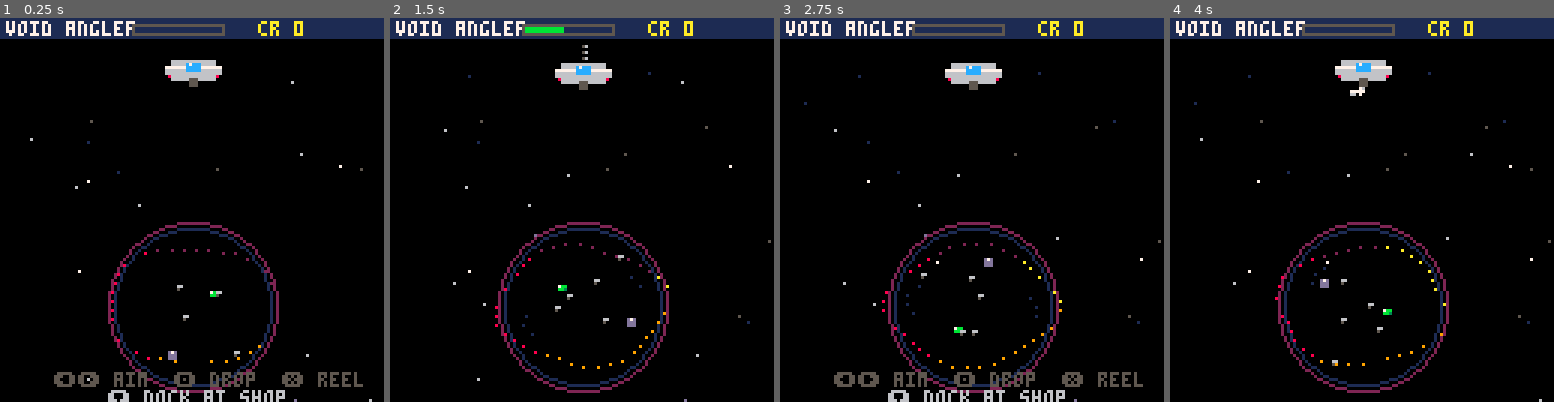
Above: before the commit, frames 1-4 (left to right).
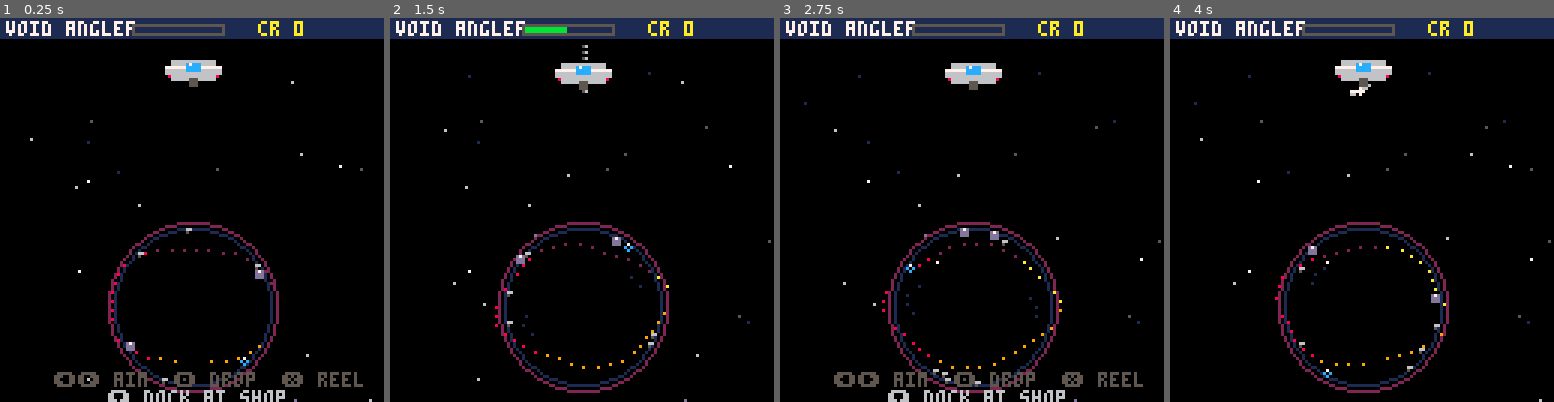
Above: after the commit, the same moments.

Repository: RubenTipparach/tic-labs
Game: PICO-8 cartridge games/pico8-void-angler/cart.p8
The game is run twice, just before and just after one commit, with the same random seed, the same clock (stepped at 60 frames per second) and the same inputs.
Inputs:
- Up to frame 1 (0.25 s): no input
- Up to frame 2 (1.5 s): tap O (Z key) at 0.33, 0.7, 1.43 s; tap X (X key) at 1.07 s
- Up to frame 3 (2.75 s): hold Left 1.97-2.37 s; tap X (X key) at 2.07, 2.4, 2.73 s; tap O (Z key) at 2.22 s; hold Down from 2.42 s (still down)
- Up to frame 4 (4 s): release Down at 2.82 s; hold Right 2.87-3.53 s; tap X (X key) at 3.07, 3.4, 3.73 s; tap O (Z key) at 3.1, 3.98 s; hold Up from 3.58 s (still down)

The runs differ from the first frame. In frame 1, 0.4% of the frame differs, in the area x 32-69%, y 54-96%; in frame 2, 0.4%, in the area x 30-70%, y 2-86%; in frame 3, 0.4%; in frame 4, 0.4%.

Commit message:
void angler stage 3: ship upgrades and rare junk tiers
Adds three upgrade tracks (cable, reel, magnet) sold in a new
shop tab. Cable extends arm reach, reel speeds drop and reel,
magnet widens the catch radius. Two rare junk types (core and
relic) spawn deeper in the hole and need cable upgrades to be
physically reachable. Shop now has sell/upgrade tabs swapped
with Left/Right.

https://claude.ai/code/session_01VxpYVNVkMAaVR6XgJkSzgh

Diff:
--- a/games/pico8-void-angler/cart.p8
+++ b/games/pico8-void-angler/cart.p8
@@ -3,7 +3,7 @@
 __lua__
 -- void angler
 -- by tic-labs
--- stage 2: inventory + shop
+-- stage 3: upgrades + rare tiers
 
 bh_x=64
 bh_y=96
@@ -12,12 +12,47 @@
 ship_x=64
 ship_y=18
 
--- junk catalog (shared by spawn + shop)
+-- junk catalog. depth = distance from ship at which this
+-- type spawns. rarer items live deeper, so longer cables
+-- are required to physically reach them.
 junk_types={
- {name="bolt", val=2, col=6,  rate=5.0},
- {name="can",  val=3, col=13, rate=3.0},
- {name="chip", val=5, col=11, rate=1.5},
- {name="gem",  val=9, col=12, rate=0.5},
+ {name="bolt",  val=2,  col=6,  rate=5.0, dmin=40, dmax=58},
+ {name="can",   val=3,  col=13, rate=3.0, dmin=46, dmax=66},
+ {name="chip",  val=5,  col=11, rate=1.5, dmin=58, dmax=78},
+ {name="gem",   val=9,  col=12, rate=0.7, dmin=70, dmax=88},
+ {name="core",  val=22, col=14, rate=0.25,dmin=86, dmax=100},
+ {name="relic", val=55, col=10, rate=0.08,dmin=98, dmax=112},
+}
+
+-- upgrade tracks. each level entry is {cost, value}.
+upgrades={
+ {key="cable", label="cable",
+  desc="reach deeper junk",
+  levels={
+   {cost=0,  v=58},
+   {cost=20, v=72},
+   {cost=55, v=86},
+   {cost=120,v=99},
+   {cost=240,v=112},
+  }},
+ {key="reel", label="reel",
+  desc="faster drop+reel",
+  levels={
+   {cost=0,  v=1.1},
+   {cost=18, v=1.4},
+   {cost=45, v=1.8},
+   {cost=100,v=2.3},
+   {cost=200,v=2.9},
+  }},
+ {key="magnet", label="magnet",
+  desc="bigger catch range",
+  levels={
+   {cost=0,  v=3.5},
+   {cost=25, v=4.6},
+   {cost=60, v=5.8},
+   {cost=130,v=7.2},
+   {cost=260,v=9.0},
+  }},
 }
 
 function _init()
@@ -33,36 +68,49 @@
  credits=0
  inv={}
  for t in all(junk_types) do inv[t.name]=0 end
+ lvl={}
+ for u in all(upgrades) do lvl[u.key]=1 end
  mode="fish"
+ shop_tab=1 -- 1=sell, 2=upgrade
  shop_sel=1
  dock_msg_t=0
  reset_run()
 end
 
+function up_val(key)
+ local u
+ for x in all(upgrades) do if x.key==key then u=x break end end
+ return u.levels[lvl[key]].v
+end
+
 function reset_run()
  arm_state="idle"
  arm_len=0
- arm_max=58
- arm_drop_speed=1.4
- arm_reel_speed=1.1
+ arm_max=up_val("cable")
+ arm_reel_speed=up_val("reel")
+ arm_drop_speed=arm_reel_speed*1.25
+ catch_r=up_val("magnet")
  aim=0
  aim_t=0
- hook={x=ship_x,y=ship_y+8,vx=0,vy=0}
+ hook={x=ship_x,y=ship_y+8}
  hooked=nil
  catch_flash=0
 
  junk={}
- for i=1,7 do spawn_junk() end
+ for i=1,8 do spawn_junk() end
 
  popups={}
 end
 
+function apply_upgrades()
+ arm_max=up_val("cable")
+ arm_reel_speed=up_val("reel")
+ arm_drop_speed=arm_reel_speed*1.25
+ catch_r=up_val("magnet")
+end
+
 function spawn_junk()
- local a=rnd(1)
- local r=rnd(bh_r-3)+2
- local jx=bh_x+cos(a)*r
- local jy=bh_y+sin(a)*r
- -- weighted draw using rate field
+ -- pick type (weighted)
  local total=0
  for t in all(junk_types) do total+=t.rate end
  local roll=rnd(total)
@@ -71,6 +119,19 @@
   roll-=t.rate
   if roll<=0 then pick=t break end
  end
+ -- spawn at distance d from ship along an aim cone
+ -- so the cable mechanic is what gates depth
+ local d=pick.dmin+rnd(pick.dmax-pick.dmin)
+ local ang=0.25+(rnd(0.36)-0.18)
+ local jx=ship_x+cos(ang)*d
+ local jy=ship_y+8+sin(ang)*d
+ -- clamp inside hole
+ local dx=jx-bh_x local dy=jy-bh_y
+ local rd=sqrt(dx*dx+dy*dy)
+ if rd>bh_r-3 then
+  jx=bh_x+dx/rd*(bh_r-3)
+  jy=bh_y+dy/rd*(bh_r-3)
+ end
  add(junk,{
   x=jx,y=jy,
   ox=jx,oy=jy,
@@ -78,7 +139,7 @@
   spinv=(rnd(0.02)+0.005)*(rnd(1)<0.5 and -1 or 1),
   orbit=rnd(1),
   orbitv=(rnd(0.004)+0.001)*(rnd(1)<0.5 and -1 or 1),
-  jitter=rnd(1.2)+0.4,
+  jitter=rnd(1.0)+0.3,
   type=pick,
  })
 end
@@ -93,6 +154,11 @@
  else update_shop() end
  if dock_msg_t>0 then dock_msg_t-=1 end
  for s in all(stars) do s.tw+=0.01 end
+ for p in all(popups) do
+  p.y-=0.5
+  p.t-=1
+  if p.t<=0 then del(popups,p) end
+ end
 end
 
 function update_fish()
@@ -108,7 +174,6 @@
    arm_state="dropping"
    sfx(0)
   end
-  -- dock by pressing down on idle
   if btnp(3) then
    mode="shop"
    shop_sel=1
@@ -144,7 +209,7 @@
     catch_flash=18
     inv[hooked.type.name]=(inv[hooked.type.name] or 0)+1
     add(popups,{x=ship_x,y=ship_y,t=30,
-     txt="+1 "..hooked.type.name})
+     txt="+1 "..hooked.type.name,c=7})
     sfx(2)
     del(junk,hooked)
     spawn_junk()
@@ -164,59 +229,74 @@
  ship_y=18+sin(time()/3)*0.6
 
  if catch_flash>0 then catch_flash-=1 end
- for p in all(popups) do
-  p.y-=0.5
-  p.t-=1
-  if p.t<=0 then del(popups,p) end
- end
 end
 
 function update_shop()
- local n=#junk_types
- if btnp(2) then shop_sel=((shop_sel-2)%n)+1 sfx(5) end
- if btnp(3) then shop_sel=(shop_sel%n)+1 sfx(5) end
- -- z: sell one of selected
- if btnp(4) then
-  local t=junk_types[shop_sel]
-  if (inv[t.name] or 0)>0 then
-   inv[t.name]-=1
-   credits+=t.val
-   sfx(2)
-   add(popups,{x=64,y=70,t=24,txt="+"..t.val.." cr"})
-  else
-   sfx(3)
-  end
- end
- -- left: sell all of selected
- if btnp(0) then
-  local t=junk_types[shop_sel]
-  local q=inv[t.name] or 0
-  if q>0 then
-   inv[t.name]=0
-   credits+=q*t.val
-   sfx(2)
-   add(popups,{x=64,y=70,t=30,txt="+"..(q*t.val).." cr"})
-  else
-   sfx(3)
-  end
- end
- -- x: undock
  if btnp(5) then
   mode="fish"
   dock_msg_t=40
   sfx(4)
- end
- for p in all(popups) do
-  p.y-=0.5
-  p.t-=1
-  if p.t<=0 then del(popups,p) end
+  return
+ end
+ -- tab switch
+ if btnp(0) then
+  shop_tab=shop_tab==1 and 2 or 1
+  shop_sel=1
+  sfx(5)
+  return
+ end
+ if btnp(1) then
+  shop_tab=shop_tab==1 and 2 or 1
+  shop_sel=1
+  sfx(5)
+  return
+ end
+
+ if shop_tab==1 then
+  local n=#junk_types
+  if btnp(2) then shop_sel=((shop_sel-2)%n)+1 sfx(5) end
+  if btnp(3) then shop_sel=(shop_sel%n)+1 sfx(5) end
+  if btnp(4) then
+   local t=junk_types[shop_sel]
+   local q=inv[t.name] or 0
+   if q>0 then
+    inv[t.name]=q-1
+    credits+=t.val
+    sfx(2)
+    add(popups,{x=64,y=70,t=24,txt="+"..t.val.." cr",c=11})
+   else
+    sfx(3)
+   end
+  end
+ else
+  local n=#upgrades
+  if btnp(2) then shop_sel=((shop_sel-2)%n)+1 sfx(5) end
+  if btnp(3) then shop_sel=(shop_sel%n)+1 sfx(5) end
+  if btnp(4) then
+   local u=upgrades[shop_sel]
+   local cur=lvl[u.key]
+   if cur<#u.levels then
+    local cost=u.levels[cur+1].cost
+    if credits>=cost then
+     credits-=cost
+     lvl[u.key]=cur+1
+     apply_upgrades()
+     sfx(2)
+     add(popups,{x=64,y=80,t=30,txt=u.label.." up!",c=10})
+    else
+     sfx(3)
+    end
+   else
+    sfx(3)
+   end
+  end
  end
 end
 
 function check_catch()
  if hooked then return end
  for j in all(junk) do
-  if dist(j.x,j.y,hook.x,hook.y)<3.5 then
+  if dist(j.x,j.y,hook.x,hook.y)<catch_r then
    hooked=j
    sfx(1)
    return
@@ -242,14 +322,13 @@
  for j in all(junk) do draw_junk(j) end
 
  draw_topbar()
- -- hint when idle
  if arm_state=="idle" then
   print("\139\145 aim  \142 drop  \151 reel",18,118,5)
   print("\131 dock at shop",36,124,6)
  end
 
  for p in all(popups) do
-  print(p.txt,p.x-#p.txt*2,p.y,7)
+  print(p.txt,p.x-#p.txt*2,p.y,p.c or 7)
  end
 
  if catch_flash>0 then
@@ -268,50 +347,91 @@
 
 function draw_shop()
  cls(1)
- -- starry shop bg
  for s in all(stars) do
   pset(s.x,s.y,s.c==1 and 5 or s.c)
  end
- -- shop window
- rectfill(8,16,119,112,0)
- rect(8,16,119,112,6)
- rect(9,17,118,111,5)
+ rectfill(8,16,119,118,0)
+ rect(8,16,119,118,6)
+ rect(9,17,118,117,5)
  print("salvage shop",40,20,7)
- line(10,28,117,28,5)
-
- -- list
- local y=34
+ -- tabs
+ draw_tab("sell",  14,28,shop_tab==1)
+ draw_tab("upgrade",46,28,shop_tab==2)
+ print("\139\145 tab",90,30,5)
+ line(10,36,117,36,5)
+
+ if shop_tab==1 then draw_sell_tab()
+ else draw_upgrade_tab() end
+
+ line(10,104,117,104,5)
+ if shop_tab==1 then
+  print("\142 sell 1   \151 leave",18,108,6)
+ else
+  print("\142 buy   \151 leave",24,108,6)
+ end
+ local total=0
+ for t in all(junk_types) do total+=(inv[t.name] or 0)*t.val end
+ print("hold: "..total.."cr",70,98,12)
+
+ draw_topbar()
+
+ for p in all(popups) do
+  print(p.txt,p.x-#p.txt*2,p.y,p.c or 11)
+ end
+end
+
+function draw_tab(label,x,y,active)
+ if active then
+  rectfill(x-2,y-1,x+#label*4,y+5,2)
+  print(label,x,y,7)
+ else
+  print(label,x,y,5)
+ end
+end
+
+function draw_sell_tab()
+ local y=40
  for i=1,#junk_types do
   local t=junk_types[i]
   local q=inv[t.name] or 0
-  local row_y=y+(i-1)*12
+  local row_y=y+(i-1)*9
   if i==shop_sel then
-   rectfill(12,row_y-1,115,row_y+8,2)
+   rectfill(12,row_y-1,115,row_y+7,2)
    print("\135",13,row_y+1,8)
   end
-  -- icon
   draw_junk_icon(t,22,row_y+3)
   print(t.name,30,row_y+1,7)
   print("x"..q,60,row_y+1,6)
   print(t.val.."cr",80,row_y+1,11)
+ end
+end
+
+function draw_upgrade_tab()
+ local y=40
+ for i=1,#upgrades do
+  local u=upgrades[i]
+  local cur=lvl[u.key]
+  local maxed=cur>=#u.levels
+  local row_y=y+(i-1)*18
   if i==shop_sel then
-   print("each",100,row_y+1,5)
-  end
- end
-
- -- footer
- line(10,98,117,98,5)
- print("\142 sell 1   \139 sell all   \151 leave",13,102,6)
- -- credits + total
- local total=0
- for t in all(junk_types) do total+=(inv[t.name] or 0)*t.val end
- print("hold value: "..total.."cr",13,90,12)
-
- -- topbar
- draw_topbar()
-
- for p in all(popups) do
-  print(p.txt,p.x-#p.txt*2,p.y,11)
+   rectfill(12,row_y-1,115,row_y+15,2)
+   print("\135",13,row_y+1,8)
+  end
+  print(u.label,18,row_y+1,7)
+  -- pip bar
+  for p=1,#u.levels do
+   local px=46+(p-1)*4
+   local col=p<=cur and 11 or 5
+   rectfill(px,row_y+1,px+2,row_y+4,col)
+  end
+  if maxed then
+   print("max",92,row_y+1,10)
+  else
+   local cost=u.levels[cur+1].cost
+   local c=credits>=cost and 10 or 8
+   print(cost.."cr",92,row_y+1,c)
+  end
+  print(u.desc,18,row_y+8,6)
  end
 end
 
@@ -319,10 +439,8 @@
  rectfill(0,0,127,7,1)
  line(0,7,127,7,0)
  print("void angler",2,1,7)
- -- credits
  print("cr "..credits,86,1,10)
  if mode=="fish" then
-  -- arm gauge
   local gx=44 local gy=2
   rect(gx,gy,gx+30,gy+3,5)
   local fill=flr((arm_len/arm_max)*29)
@@ -360,6 +478,14 @@
  pset(sx-8,sy+2,8)
  pset(sx+8,sy+2,8)
  rectfill(sx-1,sy+3,sx+1,sy+5,5)
+ -- magnet field hint when arm out
+ if arm_state!="idle" and catch_r>=5 then
+  for i=0,11 do
+   local a=i/12+time()*0.5
+   pset(hook.x+cos(a)*catch_r,hook.y+sin(a)*catch_r,
+    catch_r>=7 and 12 or 13)
+  end
+ end
 end
 
 function draw_arm()
@@ -407,6 +533,21 @@
   pset(sx-1,sy,t.col)
   pset(sx+1,sy,t.col)
   pset(sx,sy+1,t.col)
+ elseif t.name=="core" then
+  circfill(sx,sy,1,t.col)
+  pset(sx,sy,7)
+  pset(sx-2,sy,t.col)
+  pset(sx+2,sy,t.col)
+ elseif t.name=="relic" then
+  pset(sx,sy-2,7)
+  pset(sx-1,sy-1,t.col)
+  pset(sx+1,sy-1,t.col)
+  pset(sx-2,sy,t.col)
+  pset(sx+2,sy,t.col)
+  pset(sx,sy,7)
+  pset(sx-1,sy+1,t.col)
+  pset(sx+1,sy+1,t.col)
+  pset(sx,sy+2,t.col)
  end
 end
 
Not shown, changed: games/pico8-void-angler/meta.json
